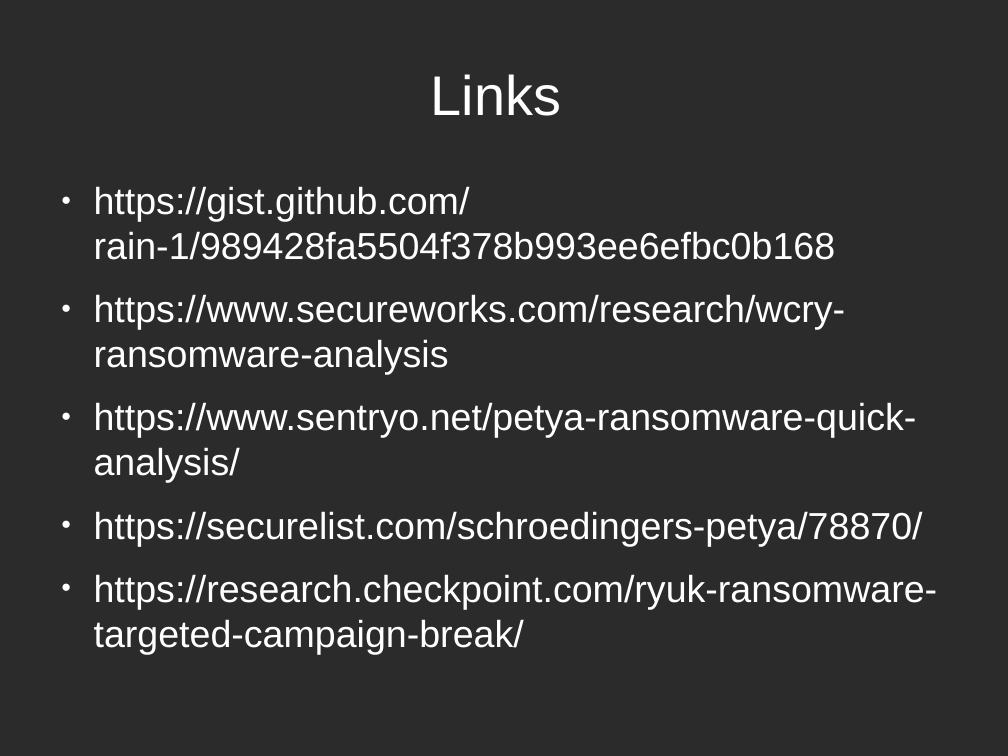
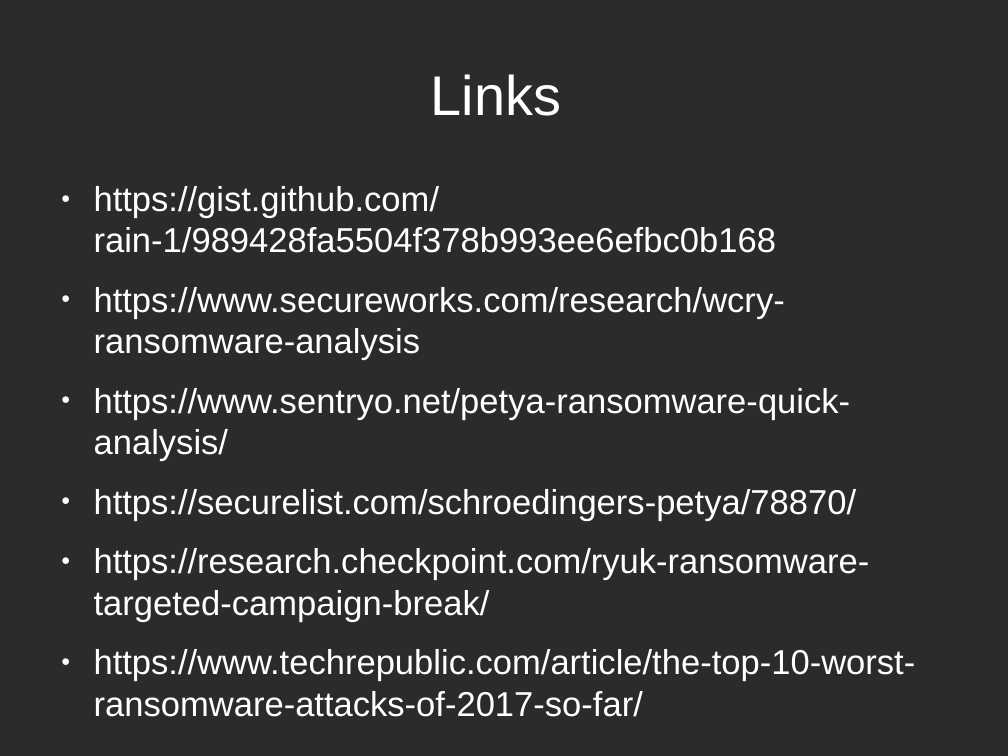
Before and after one commit to tarcisio-marinho/GonnaCry, a slide deck: slide 9 of Python/new_ransomware/na_beira_do_rio.odp. Drawn at 1008x756 pixels with LibreOffice and Linux fonts; fonts in the diff are those of the drawing; background and template pictures are left out; a plain dark background stands for a picture behind light text. Boxes give left, top, right and bottom in pixels: in the first picture for what was removed or moved away, otherwise in the second. Text is boxed around its words. In the diff, an @@ line names an element or a change of style, - is before the commit and + after.

Commit message:
adding new link to pdf

```diff
--- a/Python/new_ransomware/na_beira_do_rio.odp
+++ b/Python/new_ransomware/na_beira_do_rio.odp
@@ text at <box>94,186,870,622</box>: size 29.6 to 27.2 pt in "https://gist.github.com/rain-1/989428fa5504f378b993ee6efbc0b ...", "https://www.secureworks.com/research/wcry-ransomware-analysi ...", "https://www.sentryo.net/petya-ransomware-quick-analysis/", "https://securelist.com/schroedingers-petya/78870/" and 1 more places @@
@@ text at <box>94,649,916,717</box>: paragraph added @@
+● https://www.techrepublic.com/article/the-top-10-worst-ransomware-attacks-of-2017-so-far/
```
